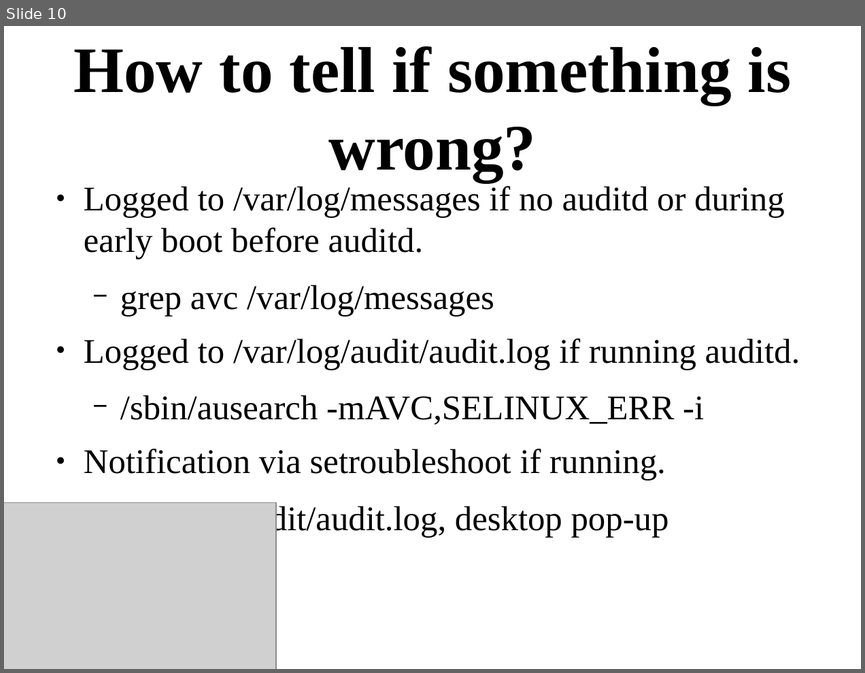
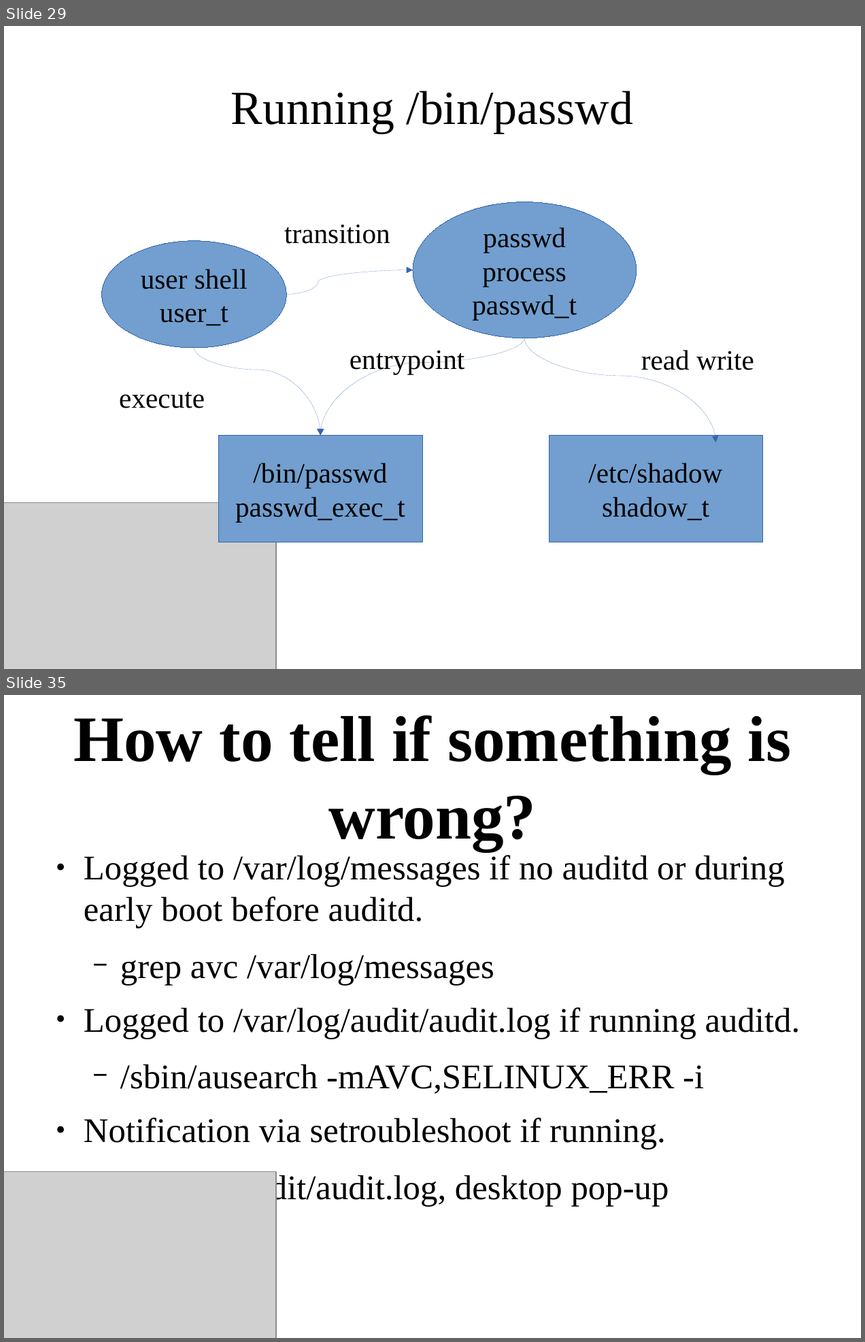
Before and after one commit to dpquigl/demystifying-selinux-part2, a slide deck: demystifying_selinux_part2_OSCON_19JUL2014.odp. Shown one above the other, each under a label of ours: slide 10 before the commit, slides 29 and 35 after it; the slides between them are not shown. The pictures are 865x673 and 865x1342 pixels, drawn with LibreOffice and Linux fonts; fonts in the diff are those of the drawing; grey boxes stand for pictures. Boxes give left, top, right and bottom in pixels: in the first picture for what was removed or moved away, otherwise in the second. Text is boxed around its words. In the diff, an @@ line names an element or a change of style, - is before the commit and + after.

```diff
--- a/demystifying_selinux_part2_OSCON_19JUL2014.odp
+++ b/demystifying_selinux_part2_OSCON_19JUL2014.odp
@@ slide 29 added at [4, 26, 861, 669], background #FFFFFF @@
@@ title added at [231, 91, 633, 133], 44 pt, text #000000 @@
+Running /bin/passwd
@@ ellipse added at [413, 201, 637, 337], fill #729FCF, outline #3465AF 0 pt, 26 pt, text #000000 @@
+passwd process
+passwd_t
@@ text added at [284, 224, 390, 244], 26 pt, text #000000 @@
+transition
@@ ellipse added at [102, 241, 287, 347], fill #729FCF, outline #3465AF 0 pt, 26 pt, text #000000 @@
+user shell
+user_t
@@ curved arrow added from (286, 294) to (413, 270), #3465AF 0 pt @@
@@ curved arrow added from (194, 348) to (320, 435), #3465AF 0 pt @@
@@ curved arrow added from (525, 337) to (320, 435), #3465AF 0 pt @@
@@ text added at [349, 350, 465, 375], 26 pt, text #000000 @@
+entrypoint
@@ curved arrow added from (525, 337) to (716, 442), #3465AF 0 pt @@
@@ text added at [641, 350, 754, 370], 26 pt, text #000000 @@
+read write
@@ text added at [119, 391, 205, 408], 26 pt, text #000000 @@
+execute
@@ rectangle added at [219, 435, 423, 541], fill #729FCF, outline #3465AF 0 pt, 26 pt, text #000000 @@
+/bin/passwd
+passwd_exec_t
@@ rectangle added at [549, 435, 763, 541], fill #729FCF, outline #3465AF 0 pt, 26 pt, text #000000 @@
+/etc/shadow
+shadow_t
@@ picture added at [4, 503, 276, 669] @@
@@ what was slide 10 is now slide 35 @@
```
Also in this commit, not shown: 25 other slides added, 2 other files.
